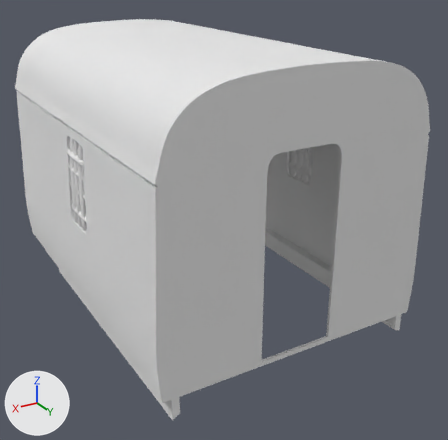
The Blender file body_motor_open_second_brake_section_5.blend as it was, and as the next commit left it.
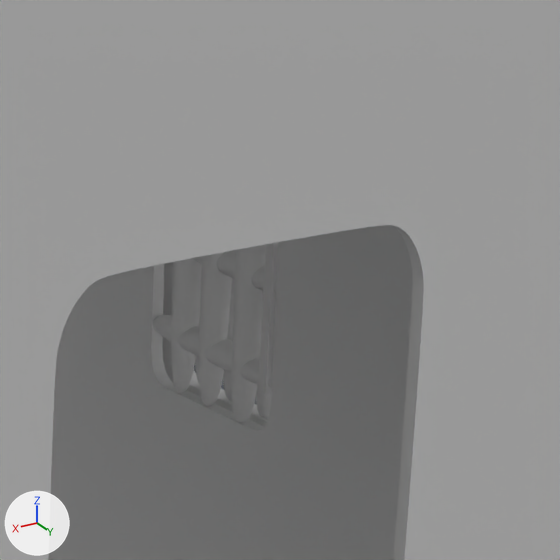
There are two pictures of each version: one whole from a 50 mm lens placed at (7.64, 7.84, 4.71), pointed at (4.38, 2.42, 2.0), one close up on the part from 57% to 82% of the width and 22% to 48% of the height. Every picture has the same lights, and +X, +Y and +Z are marked at lower left.

Objects in the first close-up: 'Section Motor Open Second Brake Remainder'.
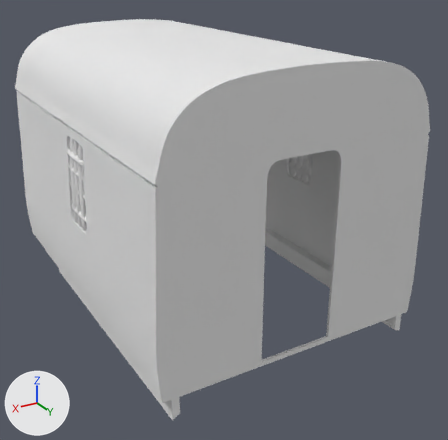
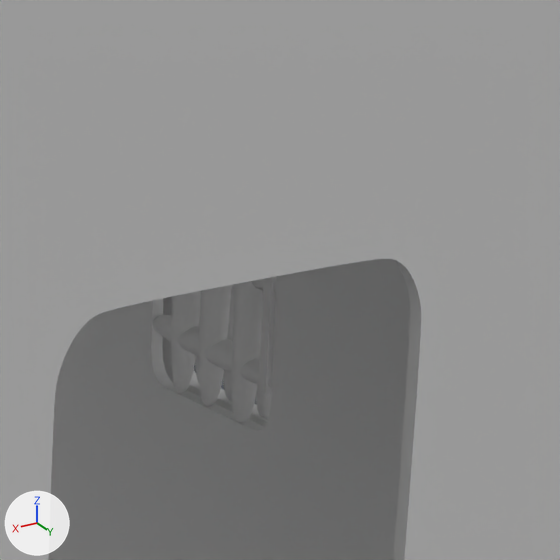
The change in detail:
me_cube_000 has 3054 vertices, 4325 faces and spans x -1.49..1.39, y 1.95..5.96, z -2.77..0.33.
me_cube_000 is used by ob_section_motor_open_second_brake_remainder; location (4.581, -1.906, 3.635); rotation (-0.0000468, 0.000256, -0.00711), in degrees (0, 0, -0.4); scale (1.0, 1.0, 0.92).
me_cube_000 part 1: all 24 vertices in x -0.41..0.35, y 5.93..5.96, z -0.56..-0.38 are moved by (0.0, 0.0, -0.06).

Changed parts and their boxes [x1, y1, x2, y2] in the close-ups (560 x 560 px; the box of a moved part takes in the faces that stretch with it):
part 1 of me_cube_000, moved or reshaped
    both: [52, 222, 426, 403]
